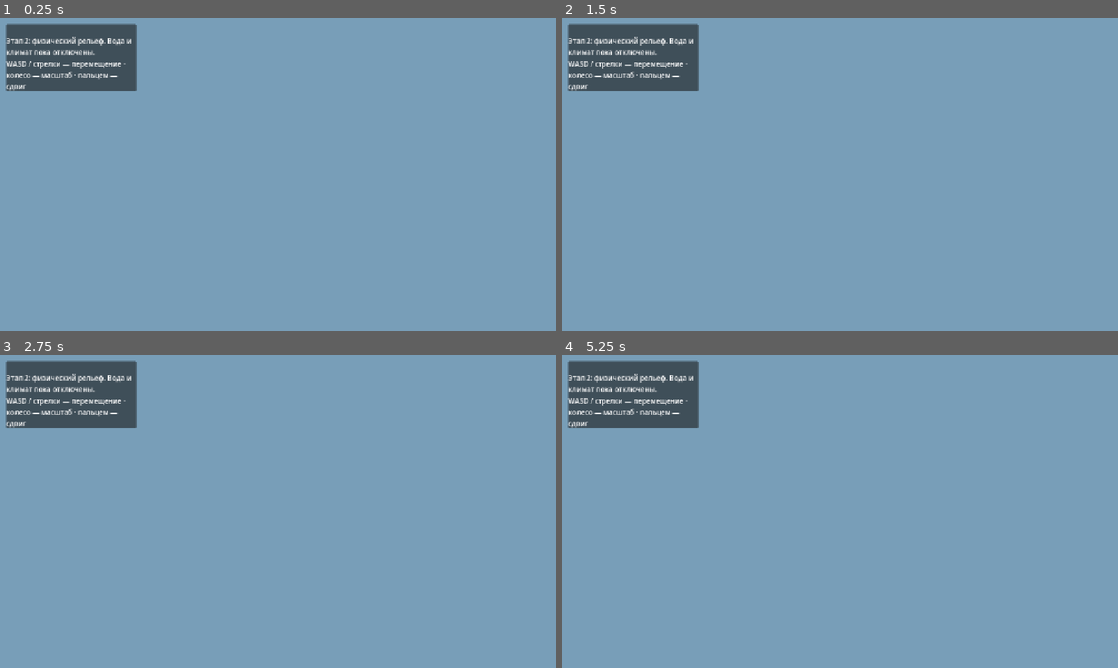
Above: before the commit, frames 1-4 (two rows, left to right).
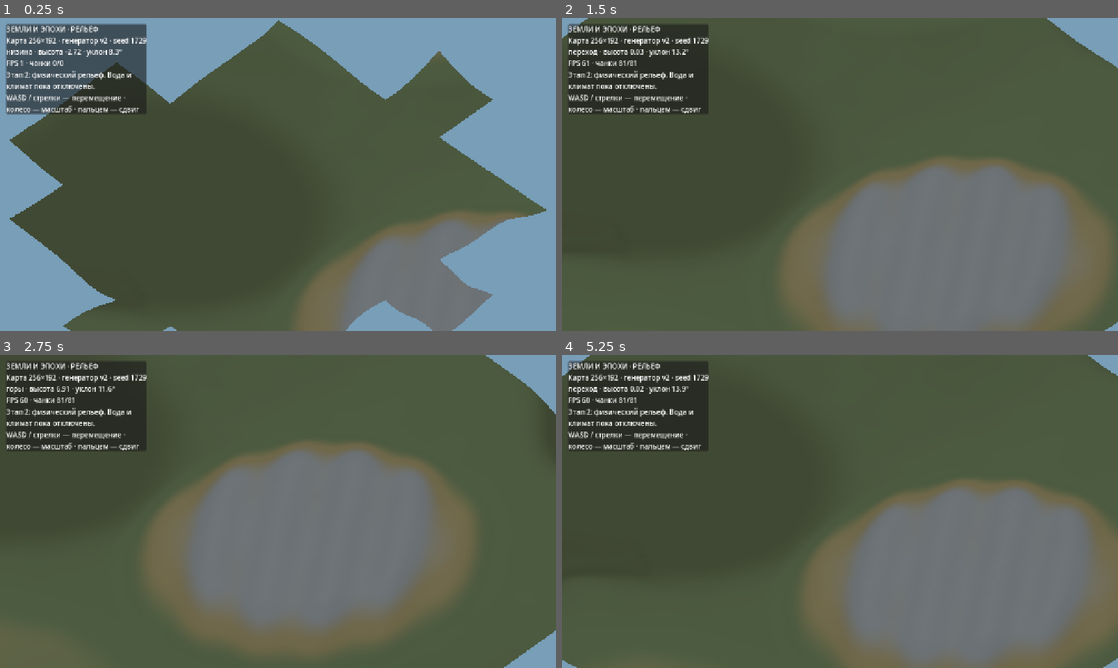
Above: after the commit, the same moments.

Repository: cyrox007/lands-and-ages
Game: Godot game, scene res://scenes/world.tscn
Same seed, same stepped clock (60 frames per second), same inputs: the game is played once before the commit and once after it.
Inputs (mouse positions are in pixels of both pictures, inside the frame that each line leads up to):
- Up to frame 1 (0.25 s): no input
- Up to frame 2 (1.5 s): move the mouse to (962, 158) at 0.52 s; hold D 0.53-1.25 s; click (962, 158) at 0.67 s; drag from (728, 190) to (812, 237) at 1.27 s
- Up to frame 3 (2.75 s): tap Enter at 2 s; move the mouse to (333, 442) at 2.02 s; hold D from 2.03 s (still down)
- Up to frame 4 (5.25 s): release D at 2.75 s; drag from (812, 574) to (673, 464) at 2.77 s; tap Space at 3.5 s; move the mouse to (1006, 558) at 3.52 s; hold A 3.53-4.25 s; drag from (673, 464) to (756, 433) at 4.27 s; tap Enter at 5 s; move the mouse to (867, 511) at 5.02 s; hold S from 5.03 s (still down); click (867, 511) at 5.17 s

The runs differ from the first frame. In frame 1, 66% of the frame differs, in the area x 1-99%, y 0-100%; in frame 2, 99%; in frame 3, 98%; in frame 4, 99%, in the area x 0-100%, y 0-100%.
Error before the commit: Parse Error: Cannot infer the type of "west" variable because the value doesn't have a set type. (res://scripts/relief.gd:13)

Commit message:
fix(relief): явно указать типы показателей рельефа для GDScript

Diff:
--- a/godot/scripts/relief.gd
+++ b/godot/scripts/relief.gd
@@ -10,16 +10,16 @@
 		return {}
 	var height: float = world.height_at(point)
 	var step := 0.75
-	var west := world.height_at(cfg.clamp_point(point - Vector2(step, 0.0)))
-	var east := world.height_at(cfg.clamp_point(point + Vector2(step, 0.0)))
-	var north := world.height_at(cfg.clamp_point(point - Vector2(0.0, step)))
-	var south := world.height_at(cfg.clamp_point(point + Vector2(0.0, step)))
-	var span_x := cfg.clamp_point(point + Vector2(step, 0.0)).x \
+	var west: float = world.height_at(cfg.clamp_point(point - Vector2(step, 0.0)))
+	var east: float = world.height_at(cfg.clamp_point(point + Vector2(step, 0.0)))
+	var north: float = world.height_at(cfg.clamp_point(point - Vector2(0.0, step)))
+	var south: float = world.height_at(cfg.clamp_point(point + Vector2(0.0, step)))
+	var span_x: float = cfg.clamp_point(point + Vector2(step, 0.0)).x \
 		- cfg.clamp_point(point - Vector2(step, 0.0)).x
-	var span_y := cfg.clamp_point(point + Vector2(0.0, step)).y \
+	var span_y: float = cfg.clamp_point(point + Vector2(0.0, step)).y \
 		- cfg.clamp_point(point - Vector2(0.0, step)).y
-	var dx := (east - west) / maxf(span_x, 0.001)
-	var dy := (south - north) / maxf(span_y, 0.001)
+	var dx: float = (east - west) / maxf(span_x, 0.001)
+	var dy: float = (south - north) / maxf(span_y, 0.001)
 	var grade := Vector2(dx, dy).length()
 	var bearing := Vector2(-dx, -dy).normalized()
 	var low := height
@@ -30,7 +30,7 @@
 		Vector2(12, 0), Vector2(-12, 0), Vector2(0, 12), Vector2(0, -12),
 		Vector2(9, 9), Vector2(-9, 9), Vector2(9, -9), Vector2(-9, -9)
 	]:
-		var neighbour := world.height_at(cfg.clamp_point(point + offset))
+		var neighbour: float = world.height_at(cfg.clamp_point(point + offset))
 		low = minf(low, neighbour)
 		high = maxf(high, neighbour)
 		mean += neighbour
